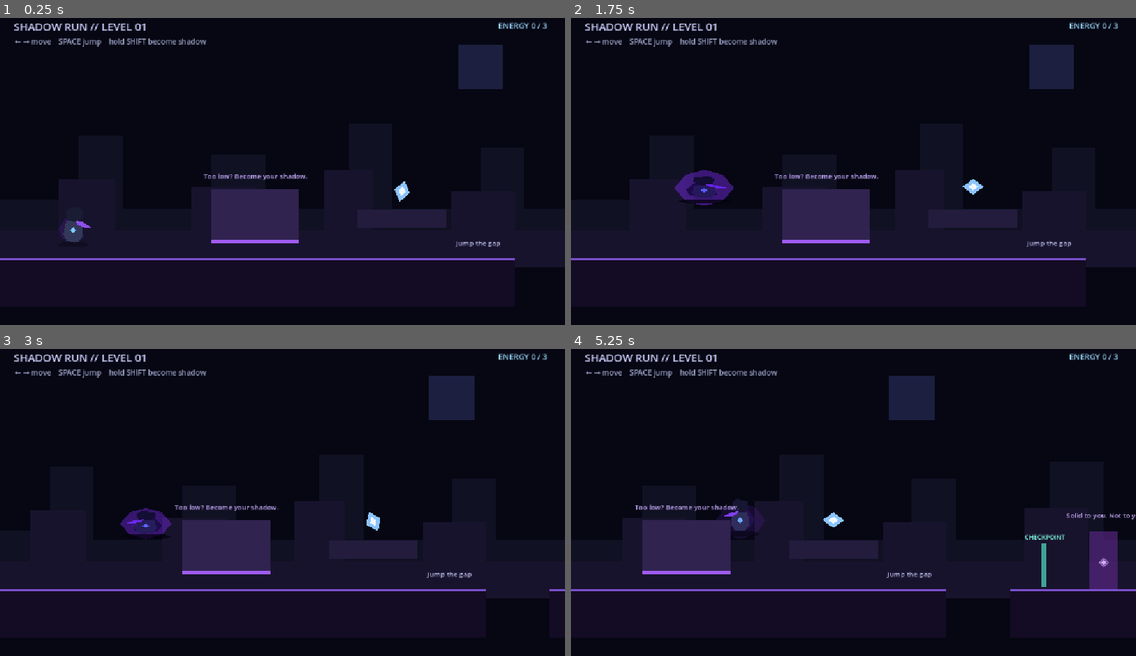
Above: before the commit, frames 1-4 (two rows, left to right).
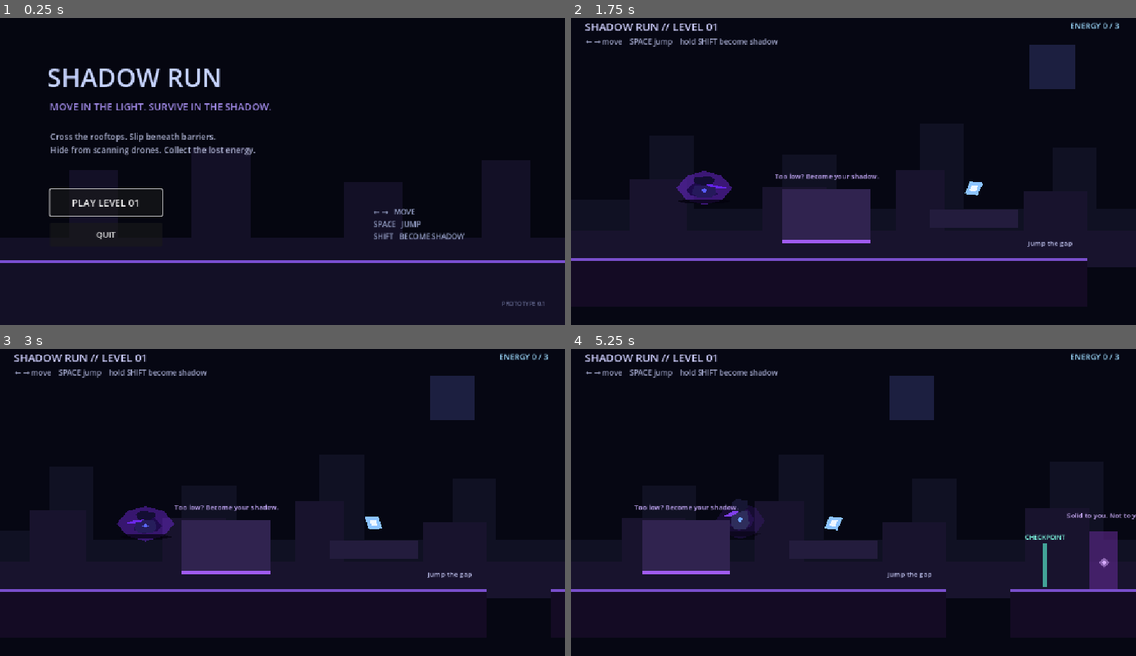
Above: after the commit, the same moments.

Repository: Yass29/shadow-run
Game: Godot game, scene res://main_menu.tscn
The game is run twice, just before and just after one commit, with the same random seed, the same clock (stepped at 60 frames per second) and the same inputs. Before the commit the project starts from res://level1.tscn.
Inputs (mouse positions are in pixels of both pictures, inside the frame that each line leads up to):
- Up to frame 1 (0.25 s): no input
- Up to frame 2 (1.75 s): click (678, 202) at 0.5 s, where only the run after the commit has a clickable "PLAY LEVEL 01"; tap Enter (ui_accept) at 1.25, 1.52 s; hold Right (ui_right) from 1.28 s (still down); hold Shift from 1.28 s (still down)
- Up to frame 3 (3 s): release Shift at 2.03 s; tap Shift at 2.1 s; tap Enter (ui_accept) at 2.27 s; release Right (ui_right) at 2.78 s; hold Left (ui_left) from 2.78 s (still down); hold Shift from 2.78 s (still down)
- Up to frame 4 (5.25 s): release Left (ui_left) at 3.53 s; release Shift at 3.53 s; hold Right (ui_right) 3.53-5.03 s; tap Shift at 3.6, 5.1 s; tap Enter (ui_accept) at 3.77, 4.52 s; hold Shift 4.28-5.03 s; hold Left (ui_left) from 5.03 s (still down)

The runs differ from the first frame. In frame 1, 13% of the frame differs, in the area x 0-100%, y 1-94%; in frame 2, 1.3%; in frame 3, 1.3%; in frame 4, 1.4%.

Commit message:
Launch game from title screen

Diff:
--- a/project.godot
+++ b/project.godot
@@ -11,11 +11,16 @@
 [application]
 
 config/name="shadow-run"
-run/main_scene="uid://doxplx6nrjfq1"
+run/main_scene="res://main_menu.tscn"
 config/features=PackedStringArray("4.7", "Forward Plus")
 config/icon="res://icon.svg"
 
 [display]
+
+window/size/viewport_width=1150
+window/size/viewport_height=647
+window/size/window_width_override=1150
+window/size/window_height_override=647
 
 window/stretch/mode="canvas_items"
 window/stretch/aspect="expand"
